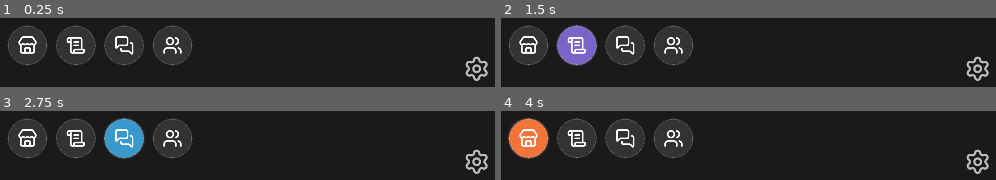
Above: before the commit, frames 1-4 (two rows, left to right).
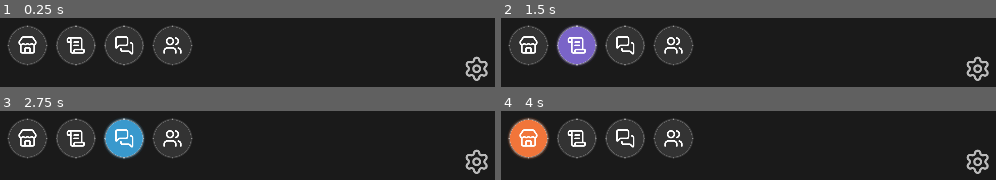
Above: after the commit, the same moments.

Repository: Bildurre/choque_de_leyendas_vg
Game: Godot game, scene res://screens/main_menu/main_menu_desktop.tscn
Same seed, same stepped clock (60 frames per second), same inputs: the game is played once before the commit and once after it.
Inputs (mouse positions are in pixels of both pictures, inside the frame that each line leads up to):
- Up to frame 1 (0.25 s): no input
- Up to frame 2 (1.5 s): click (530, 45) at 0.5 s; click (575, 45) at 1.25 s
- Up to frame 3 (2.75 s): click (123, 138) at 2 s
- Up to frame 4 (4 s): click (674, 138) at 2.75 s; click (530, 138) at 3.5 s

The runs differ from the first frame. In frame 1, 1.1% of the frame differs, in the area x 1-39%, y 10-70%; in frame 2, 1.2%; in frame 3, 1.2%; in frame 4, 1.2%.

Commit message:
Fix pixelated border on IconButton with anti-aliasing, widen to 3px
- Enable anti_aliasing on all StyleBoxFlat states with size 2.0
- Increase border width from 2px to 3px
- Extract _create_base_style helper to reduce duplication

https://claude.ai/code/session_0176j4sJi8nNgewyZfevnuDY

Diff:
--- a/ui/components/buttons/icon_button.gd
+++ b/ui/components/buttons/icon_button.gd
@@ -34,48 +34,18 @@
 	var pad := int(icon_padding)
 
 	# Estado normal: fondo gris oscuro + borde sutil
-	_normal_style = StyleBoxFlat.new()
-	_normal_style.bg_color = GameColors.COLOR_BG_DARK_TERTIARY
-	_normal_style.set_corner_radius_all(radius)
-	_normal_style.content_margin_left = pad
-	_normal_style.content_margin_top = pad
-	_normal_style.content_margin_right = pad
-	_normal_style.content_margin_bottom = pad
-	_normal_style.border_width_left = 2
-	_normal_style.border_width_top = 2
-	_normal_style.border_width_right = 2
-	_normal_style.border_width_bottom = 2
+	_normal_style = _create_base_style(GameColors.COLOR_BG_DARK_TERTIARY, radius, pad)
 	_normal_style.border_color = Color(GameColors.COLOR_TEXT_LIGHT, 0.15)
 
 	# Estado hover: color intermedio + borde mas visible + sombra
-	_hover_style = StyleBoxFlat.new()
-	_hover_style.bg_color = hover_color
-	_hover_style.set_corner_radius_all(radius)
-	_hover_style.content_margin_left = pad
-	_hover_style.content_margin_top = pad
-	_hover_style.content_margin_right = pad
-	_hover_style.content_margin_bottom = pad
-	_hover_style.border_width_left = 2
-	_hover_style.border_width_top = 2
-	_hover_style.border_width_right = 2
-	_hover_style.border_width_bottom = 2
+	_hover_style = _create_base_style(hover_color, radius, pad)
 	_hover_style.border_color = Color(GameColors.COLOR_TEXT_LIGHT, 0.3)
 	_hover_style.shadow_size = 4
 	_hover_style.shadow_color = Color(hover_color, 0.2)
 	_hover_style.shadow_offset = Vector2(0, 0)
 
 	# Estado presionado: color intermedio mas oscuro + borde
-	_pressed_style = StyleBoxFlat.new()
-	_pressed_style.bg_color = hover_color.darkened(0.2)
-	_pressed_style.set_corner_radius_all(radius)
-	_pressed_style.content_margin_left = pad
-	_pressed_style.content_margin_top = pad
-	_pressed_style.content_margin_right = pad
-	_pressed_style.content_margin_bottom = pad
-	_pressed_style.border_width_left = 2
-	_pressed_style.border_width_top = 2
-	_pressed_style.border_width_right = 2
-	_pressed_style.border_width_bottom = 2
+	_pressed_style = _create_base_style(hover_color.darkened(0.2), radius, pad)
 	_pressed_style.border_color = Color(GameColors.COLOR_TEXT_LIGHT, 0.2)
 
 	# Aplicar estilos
@@ -86,3 +56,20 @@
 
 	# Cursor de mano
 	mouse_default_cursor_shape = Control.CURSOR_POINTING_HAND
+
+
+func _create_base_style(bg: Color, radius: int, pad: int) -> StyleBoxFlat:
+	var style := StyleBoxFlat.new()
+	style.bg_color = bg
+	style.set_corner_radius_all(radius)
+	style.content_margin_left = pad
+	style.content_margin_top = pad
+	style.content_margin_right = pad
+	style.content_margin_bottom = pad
+	style.border_width_left = 3
+	style.border_width_top = 3
+	style.border_width_right = 3
+	style.border_width_bottom = 3
+	style.anti_aliasing = true
+	style.anti_aliasing_size = 2.0
+	return style
